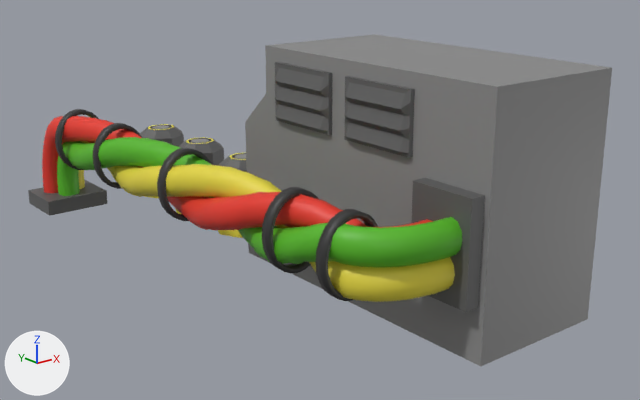
Renders of the glTF model Models/bigWires.glb from each side of a commit.
The view is the same before and after, from a camera (50 mm lens) standing at (-3.16, -5.5, 2.06) and looking at (0.2, -1.31, 0.39). Lighting does not change. The marker at lower left points along +X, +Y and +Z. Vertices at the same position are counted once.

In view in the first picture: 'Big Wires'.
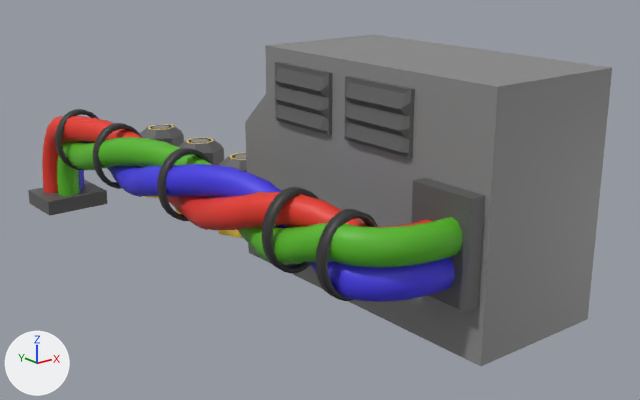
The newer file is also rescaled (x0.5) as a whole; pictures and numbers use the older file's frame.

Where the change shows, as pixel boxes [x1, y1, x2, y2] in the pictures (640 x 400 px):
```json
{"part": 1, "of": "me_cube_009", "change": "recoloured", "before": [79, 141, 455, 302], "after": [79, 141, 455, 302], "on screen": "yellow to blue"}
```

Scene script edits in JSON lines:
```json
{"op": "add", "block": "mat_m_bigwires_blue", "code": ["mat_m_bigwires_blue = principled_material('M_BigWires_Blue')", "mat_m_bigwires_blue.base_color = (0.0582, 0.0429, 0.787)  # blue #443ae5"]}
{"block": "me_cube_009", "where": "me_cube_009.from_pydata(...)  # 2284 vertices, 4420 faces; spans x -0.83..0.75, y -2.96..0.98, z 0.0..1.37"}
{"block": "me_cube_009", "where": "# used by ob_big_wires; location = (0.0, 0.0, 0.0)"}
{"block": "me_cube_009", "change": "me_cube_009 part 1: 960 faces spanning x -0.77..-0.19, y -2.84..0.9, z 0.11..0.78 switch from mat_m_bigwires_yellow (yellow #e5d741) to mat_m_bigwires_blue (blue #443ae5)"}
```
